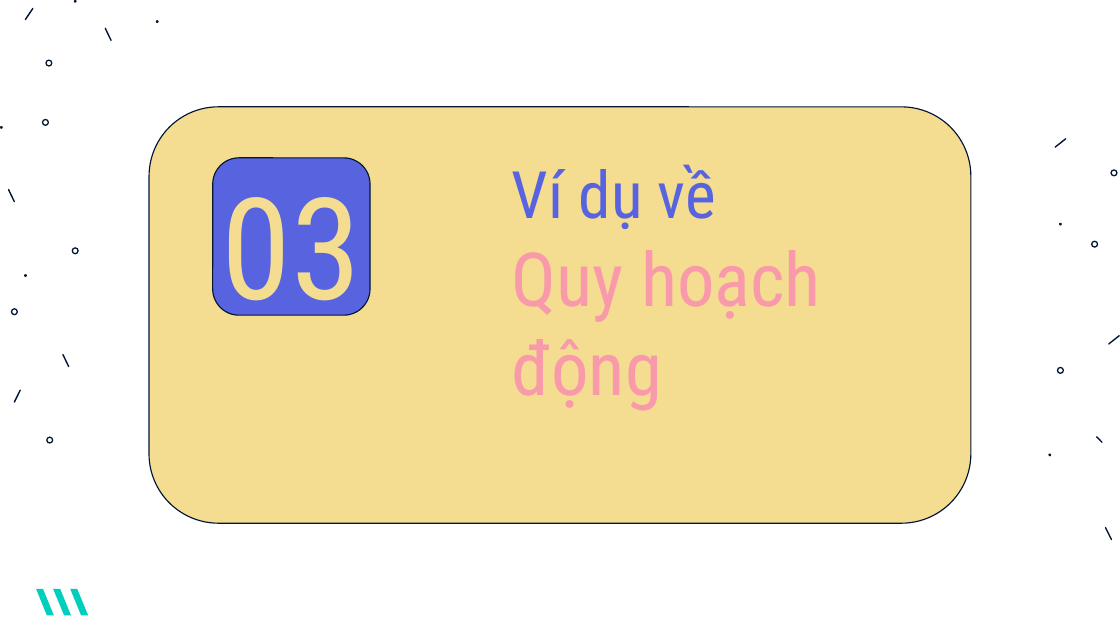
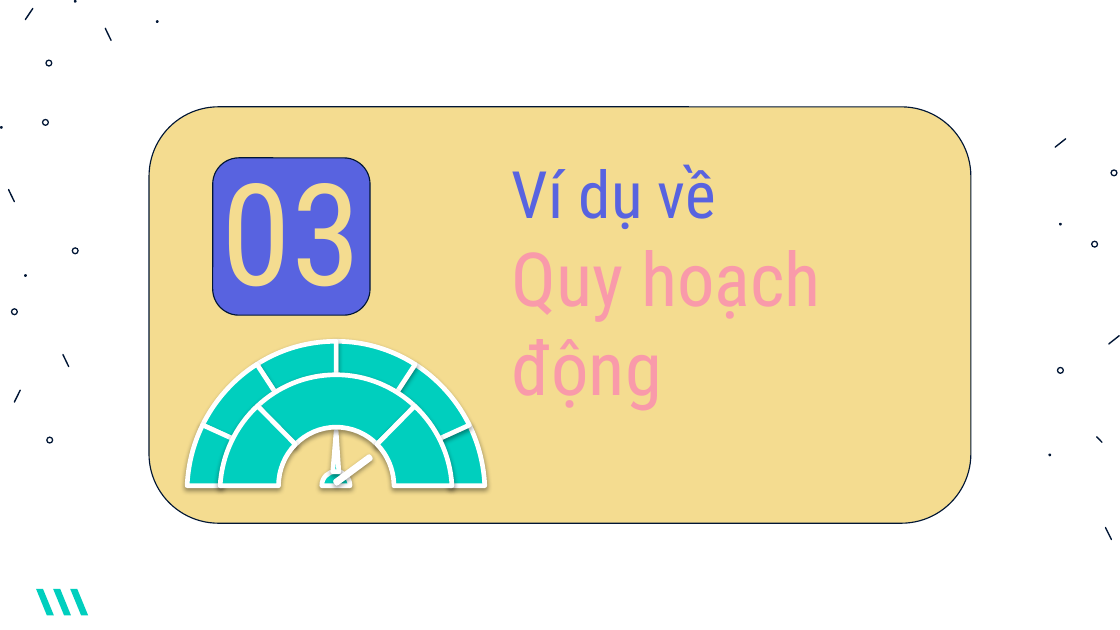
Before and after one commit to Tox1cCoder/CS112, a slide deck: slide 23 of Slide.pptx (slide 22 before the commit). Drawn at 1120x630 pixels with LibreOffice and Linux fonts; fonts in the diff are those of the drawing. Boxes give left, top, right and bottom in pixels: in the first picture for what was removed or moved away, otherwise in the second. Text is boxed around its words. In the diff, an @@ line names an element or a change of style, - is before the commit and + after.

```diff
--- a/Slide.pptx
+++ b/Slide.pptx
@@ title "03" rewrapped from (x1=222, y1=197, x2=362, y2=331) to (x1=222, y1=156, x2=362, y2=318) @@
@@ group added at (x1=187, y1=342, x2=485, y2=486): 12 freeform shapes @@
```
Also in this commit, not shown: 24 other slides changed, 4 slides added, 1 other file.
